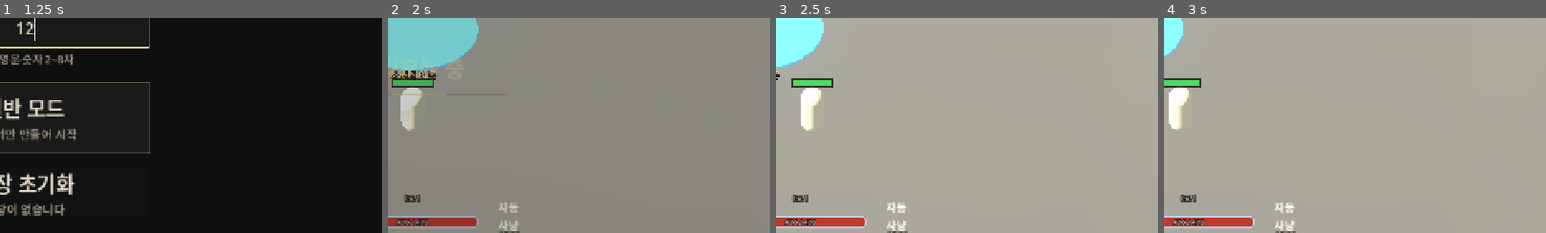
Above: before the commit, frames 1-4 (left to right).
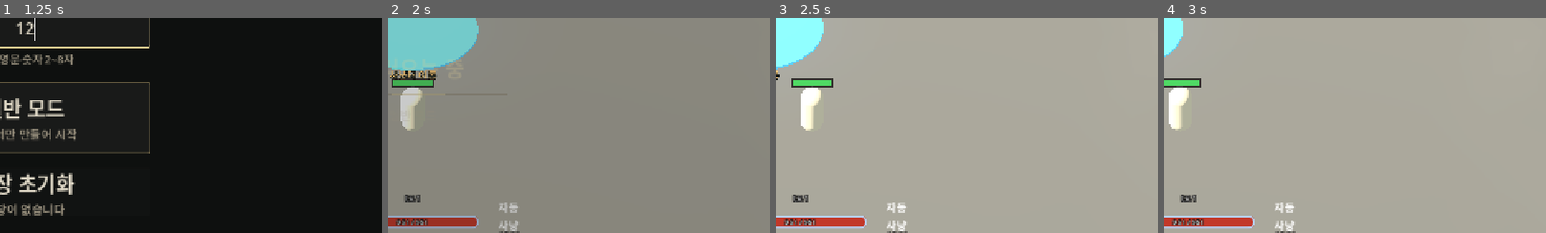
Above: after the commit, the same moments.

Repository: gogoalswo/MMORPG
Game: Godot game, scene res://start.tscn
Same seed, same stepped clock (60 frames per second), same inputs: the game is played once before the commit and once after it.
Inputs (mouse positions are % of the whole screen's width and height, from its top left):
- Up to frame 1 (1.25 s): click (50, 36) at 0.52 s; type "12" at 0.6 s
- Up to frame 2 (2 s): click (50, 57) at 1.27 s
- Up to frame 3 (2.5 s): tap Enter at 2 s; move the mouse to (72, 45) at 2.02 s; hold D from 2.03 s (still down); tap 1 at 2.1 s; click (72, 45) at 2.17 s
- Up to frame 4 (3 s): release D at 2.75 s; drag from (30, 55) to (45, 70) at 2.77 s
The pictures show only the part of the screen within x 47-97%, y 34-84%; the shares and areas given below are measured in that part.

Frame 1 is identical in both runs. In frame 2, 0.2% of the frame differs, in the area x 2-11%, y 93-97%; in frame 3, 0.2%; in frame 4, 0.2%.

Commit message:
플레이어 맨몸 HP 를 한 번 더 ×2 (HP_SCALE 1.5 → 3)
여전히 잘 죽어서. Lv1 450 → 900, Lv200 7,718 → 15,437. 몬스터 표는 그대로라
한 마리 잡는 동안 잃는 HP 는 약 3.3%. 테스트의 HP 기대값·범위도 같이 맞췄다.

Co-Authored-By: Claude Opus 5.5 <noreply@anthropic.com>
Claude-Session: https://claude.ai/code/session_01WNaAcosna8or6YW58YyjR9

Diff:
--- a/godot/data/balance.json
+++ b/godot/data/balance.json
@@ -1,7 +1,7 @@
 {
   "maxLevel": 200,
   "fieldSpan": 10,
-  "hpBase": 450,
+  "hpBase": 900,
   "hpGrowth": 0.014384437020289909,
   "atkBase": 20,
   "defBase": 20,
--- a/godot/tests/combat_test.gd
+++ b/godot/tests/combat_test.gd
@@ -40,8 +40,8 @@
 func _stats() -> void:
 	var k1 := Combat.stats_for("fighter", 1)
 	# 2026-09-27: Lv1 HP 300, HP 만 성장률이 따로다 (Lv200 5,146 에 닿는 복리)
-	# 2026-10-02: 모든 레벨 ×1.5 (`HP_SCALE`, combat.md) — Lv1 450
-	_eq("격투가1 체력", k1.maxHp, 450)
+	# 2026-10-02: 모든 레벨 ×1.5 → 같은 날 ×3 (`HP_SCALE`, combat.md) — Lv1 900
+	_eq("격투가1 체력", k1.maxHp, 900)
 	_eq("격투가1 공격", k1.attack, 20)
 	_eq("격투가1 방어", k1.defense, 20)
 	_eq("격투가1 사거리", k1.attackRange, 2.2)
@@ -50,7 +50,7 @@
 
 	# 레벨 1개는 언제나 +2% — 구간마다 다르면 "장비 비중" 의 기준이 사라진다
 	var k10 := Combat.stats_for("fighter", 10)
-	_eq("격투가10 체력", k10.maxHp, roundi(450.0 * pow(5145.578 / 300.0, 9.0 / 199.0)))
+	_eq("격투가10 체력", k10.maxHp, roundi(900.0 * pow(5145.578 / 300.0, 9.0 / 199.0)))
 	_eq("격투가10 공격", k10.attack, roundi(20.0 * pow(1.02, 9)))
 
 	# 직업은 같은 바탕에 배수만 다르다 — 마법사는 공격 1.35 / HP 0.8 / 방어 0.75
--- a/godot/tests/stats_test.gd
+++ b/godot/tests/stats_test.gd
@@ -51,13 +51,13 @@
 func _base() -> void:
 	var one := Stats.base(1)
 	# 2026-09-27: Lv1 HP 100 → 300. HP 만 성장률이 따로라 Lv200 은 그대로 5,146
-	# 2026-10-02: 모든 레벨 ×1.5 (`HP_SCALE`, combat.md) — Lv1 450, Lv200 7,718
-	_near("Lv1 HP", one["hp"], 450.0)
+	# 2026-10-02: 모든 레벨 ×1.5 → 같은 날 ×3 (`HP_SCALE`, combat.md) — Lv1 900, Lv200 15,437
+	_near("Lv1 HP", one["hp"], 900.0)
 	_near("Lv1 공격", one["atk"], 20.0)
 	_near("Lv1 방어", one["df"], 20.0)
 
 	var top := Stats.base(Stats.max_level())
-	_eq("Lv200 맨몸 HP", roundi(top["hp"]), 7718)
+	_eq("Lv200 맨몸 HP", roundi(top["hp"]), 15437)
 	_eq("Lv200 맨몸 공격", roundi(top["atk"]), 1029)
 	_eq("Lv200 맨몸 방어", roundi(top["df"]), 1029)
 
@@ -130,7 +130,7 @@
 	print("  동레벨 타수: 초반 %d타 -> 후반 %d타 (6타는 목표, 후반은 넘어도 된다)" % [first, last])
 
 
-## 같은 레벨 몬스터 한 대가 기준 플레이어 HP 의 2~15% 다.
+## 같은 레벨 몬스터 한 대가 기준 플레이어 HP 의 0.7~5% 다 (HP ×3 전에는 2~15%).
 ##
 ## 2026-09-30 에 "한 무리 정리에 HP 50%" 대신 **"한 마리 잡는 동안 HP 10%"** 로 공격력을 다시
 ## 구웠다 (지시: "한 마리 잡는동안 체력을 10% 정도 잃게"). 격투가 패시브까지 넣은 역산은
@@ -142,12 +142,13 @@
 		var m := Stats.monster(level)
 		# 몬스터가 때리는 쪽이라 맞는 쪽 K(`damage_taken`)다 (2026-09-27)
 		var share: float = Stats.damage_taken(m["atk"], level, ref["df"]) / float(ref["hp"])
-		if share < 0.02 or share > 0.15:
-			_fail("Lv%d 몬스터 한 대가 HP 의 %.1f%% — 2~15%% 여야 한다" % [level, share * 100.0])
+		# 2026-10-02 에 플레이어 HP 를 ×3(`HP_SCALE`) 해서 범위도 3 으로 나눈다
+		if share < 0.02 / 3.0 or share > 0.15 / 3.0:
+			_fail("Lv%d 몬스터 한 대가 HP 의 %.1f%% — 0.7~5%% 여야 한다" % [level, share * 100.0])
 	# 후반 HP 는 2만 근처이고 생존은 감소율이 맡는다 — 초반 30% → Lv200 94%
 	var hp200: float = Stats.ref_player(200)["hp"]
-	# 2026-10-02 에 HP 를 모든 레벨 ×1.5 — 범위도 같이 곱한다 (balance.test.ts 와 같다)
-	if hp200 < 15000.0 * 1.5 or hp200 > 25000.0 * 1.5:
+	# 2026-10-02 에 HP 를 모든 레벨 ×1.5 → ×3 — 범위도 같이 곱한다 (balance.test.ts 와 같다)
+	if hp200 < 15000.0 * 3.0 or hp200 > 25000.0 * 3.0:
 		_fail("Lv200 기준 HP %d 가 2만 근처가 아니다" % roundi(hp200))
 	_near("Lv1 맞는 쪽 감소율", Stats.def_reduce(1), 0.3)
 	_near("Lv200 맞는 쪽 감소율", Stats.def_reduce(200), 0.94)
Not shown, changed: docs/features/combat.md
Not shown, changed: packages/shared/src/balance.test.ts
Not shown, changed: packages/shared/src/balance.ts
Not shown, changed: packages/shared/src/monsterAttack.ts
